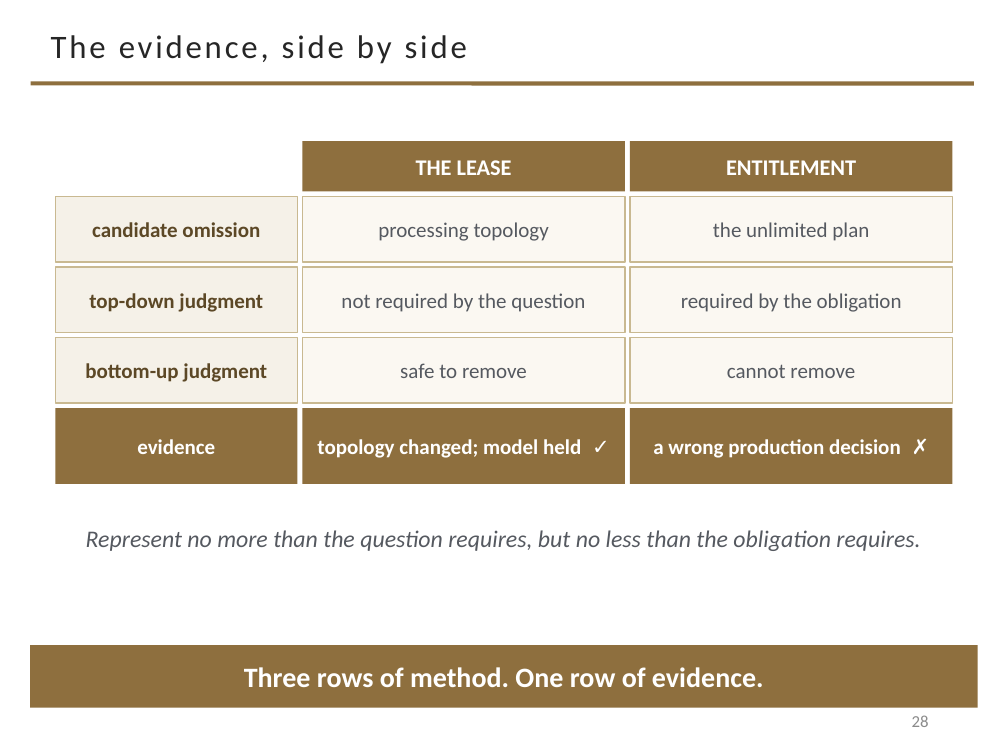
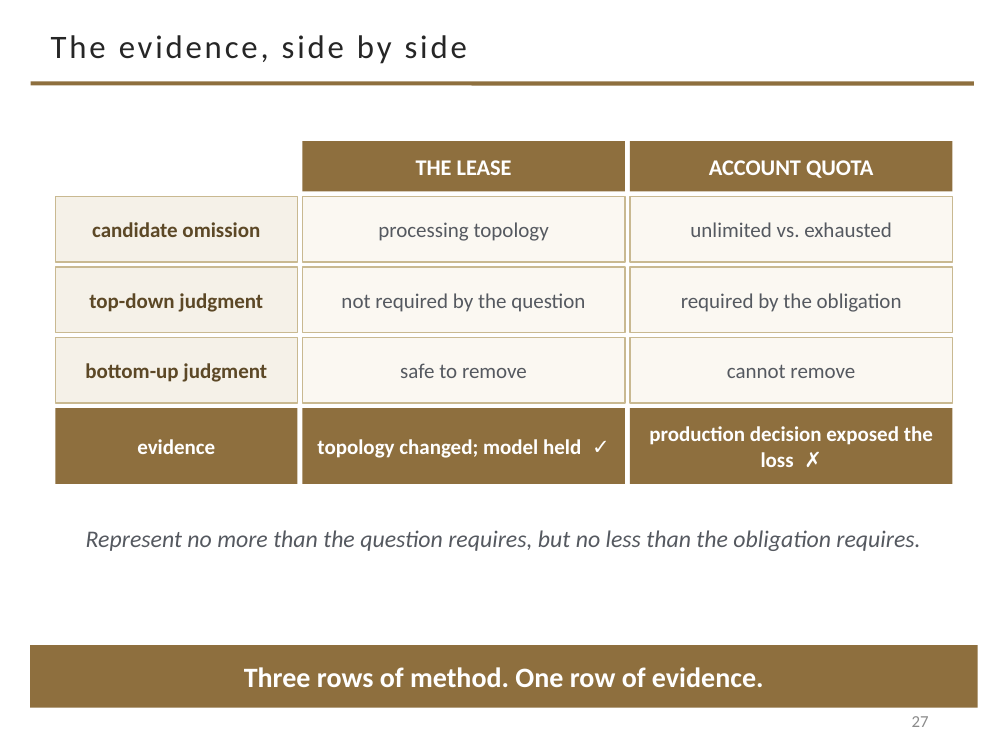
Before and after one commit to davisjam/model-based-agentic-software-engineering, a slide deck: slide 27 of course/lectures/act-2-delegation-and-control/02-modeling/2-2-Modeling-1-Purposeful-Reduction.pptx (slide 28 before the commit). Drawn at 1008x756 pixels with LibreOffice and Linux fonts; fonts in the diff are those of the drawing; background and template pictures are left out. Boxes give left, top, right and bottom in pixels: in the first picture for what was removed or moved away, otherwise in the second. Text is boxed around its words. In the diff, an @@ line names an element or a change of style, - is before the commit and + after.

```diff
--- a/course/lectures/act-2-delegation-and-control/02-modeling/2-2-Modeling-1-Purposeful-Reduction.pptx
+++ b/course/lectures/act-2-delegation-and-control/02-modeling/2-2-Modeling-1-Purposeful-Reduction.pptx
@@ text in rectangle at bbox=[709, 160, 873, 178]: text changed @@
-ENTITLEMENT
+ACCOUNT QUOTA
@@ text in rectangle at bbox=[690, 222, 892, 237]: text changed @@
-the unlimited plan
+unlimited vs. exhausted
@@ text in rectangle at bbox=[649, 426, 933, 467]: text changed @@
-a wrong production decision ✗
+production decision exposed the loss ✗
@@ page number at bbox=[912, 716, 929, 727]: text changed @@
-28
+27
```
Also in this commit, not shown: 5 other slides changed, 1 slide added.
